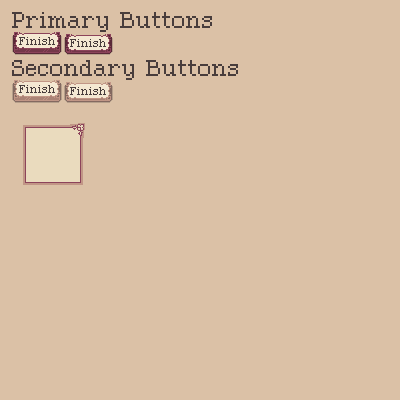
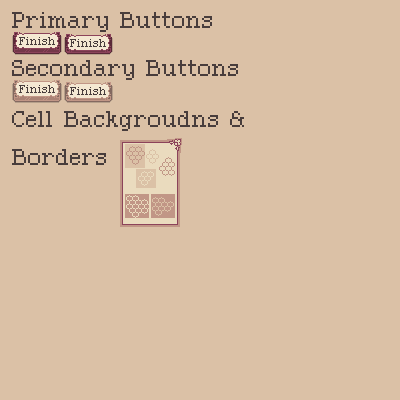
Before/after of a 400 × 400 layered artwork. What changed in the layer stack:
removed layer "Layer 5" from group "Windows" over box(23, 123, 85, 185)
added layer "Cell Backgroudns & Borders" in group "Windows" over box(12, 111, 244, 165)
added layer "Layer 13" in group "Windows" over box(120, 138, 182, 227)
